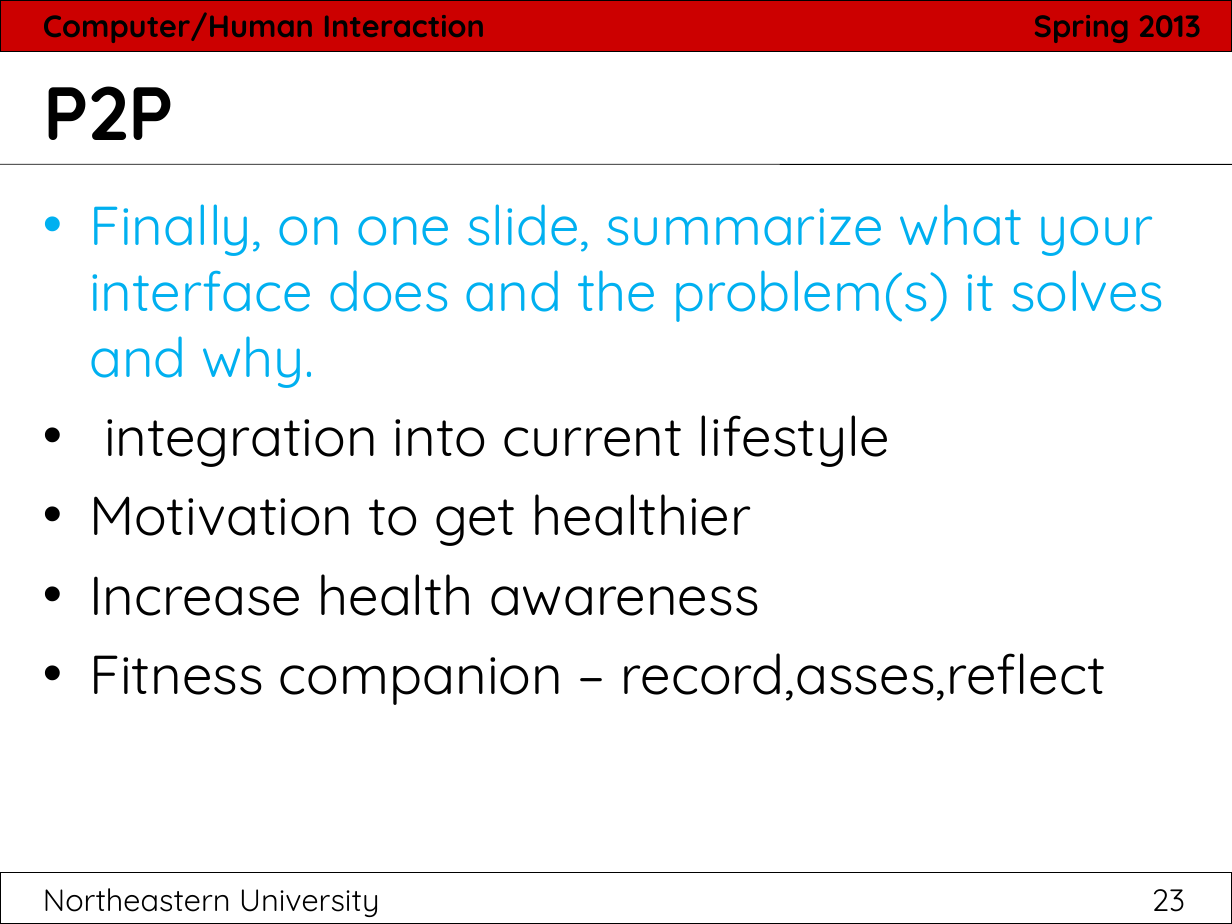
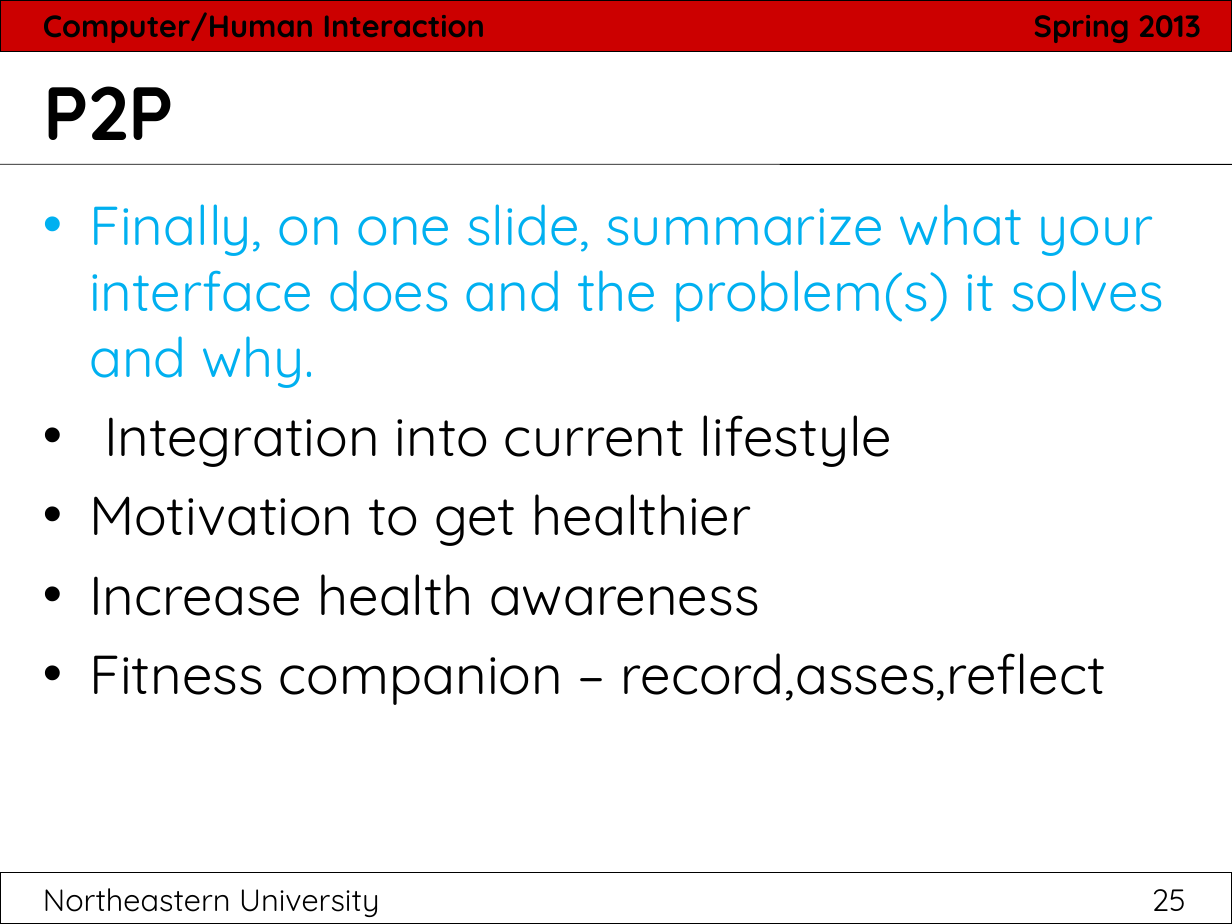
Before and after one commit to hci2014/sandbox, a slide deck: slide 25 of FinalPresentationTemplate.ppt (slide 23 before the commit). Drawn at 1232x924 pixels with LibreOffice and Linux fonts; fonts in the diff are those of the drawing. Boxes give left, top, right and bottom in pixels: in the first picture for what was removed or moved away, otherwise in the second. Text is boxed around its words. In the diff, an @@ line names an element or a change of style, - is before the commit and + after.

Commit message:
updated ppt

```diff
--- a/FinalPresentationTemplate.ppt
+++ b/FinalPresentationTemplate.ppt
@@ text at box(104, 415, 892, 467): text changed @@
-• integration into current lifestyle
+• Integration into current lifestyle
@@ page number at box(43, 888, 1186, 917): text changed @@
-Northeastern University 23
+Northeastern University 25
```
Also in this commit, not shown: 2 other slides changed, 3 slides added, 1 other file.
